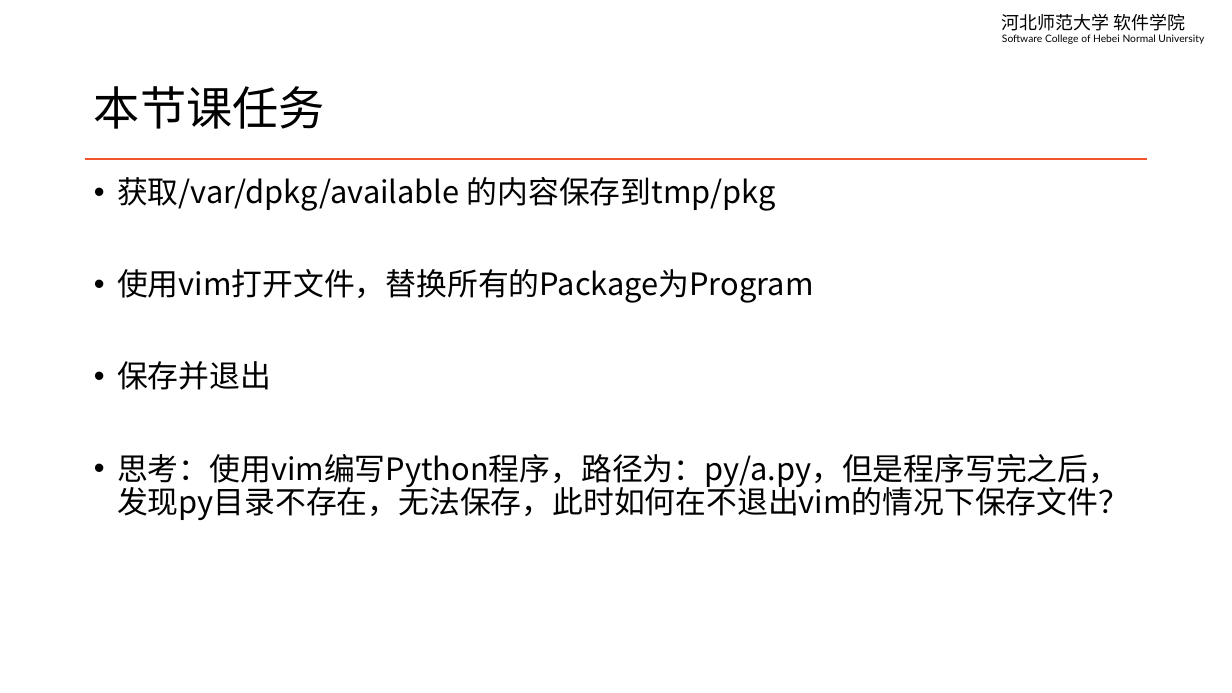
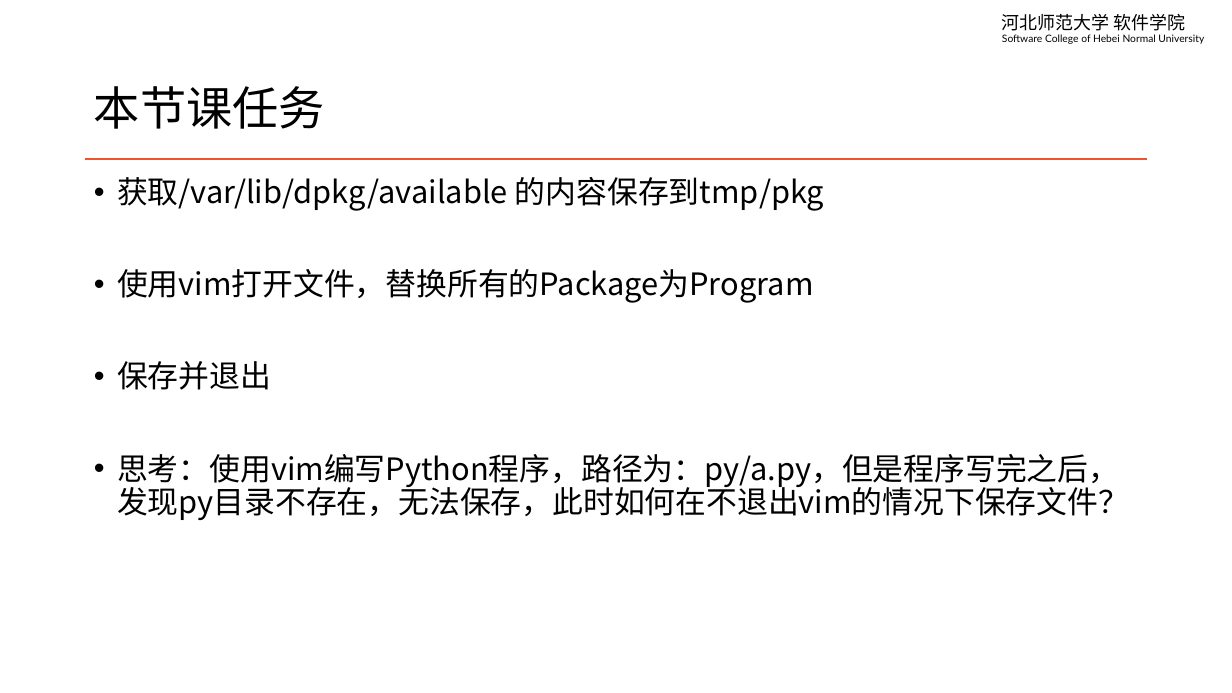
Before and after one commit to edu2act/course-linux-system, a slide deck: slide 12 of materials/slides/ch07-edit-file.pptx. Drawn at 1232x693 pixels with LibreOffice and Linux fonts; fonts in the diff are those of the drawing. Boxes give left, top, right and bottom in pixels: in the first picture for what was removed or moved away, otherwise in the second. Text is boxed around its words. In the diff, an @@ line names an element or a change of style, - is before the commit and + after.

```diff
--- a/materials/slides/ch07-edit-file.pptx
+++ b/materials/slides/ch07-edit-file.pptx
@@ text at <box>117,177,824,211</box>: text changed @@
-• 获取/var/dpkg/available 的内容保存到tmp/pkg
+• 获取/var/lib/dpkg/available 的内容保存到tmp/pkg
```
Also in this commit, not shown: 1 other slide changed, 2 other files.
